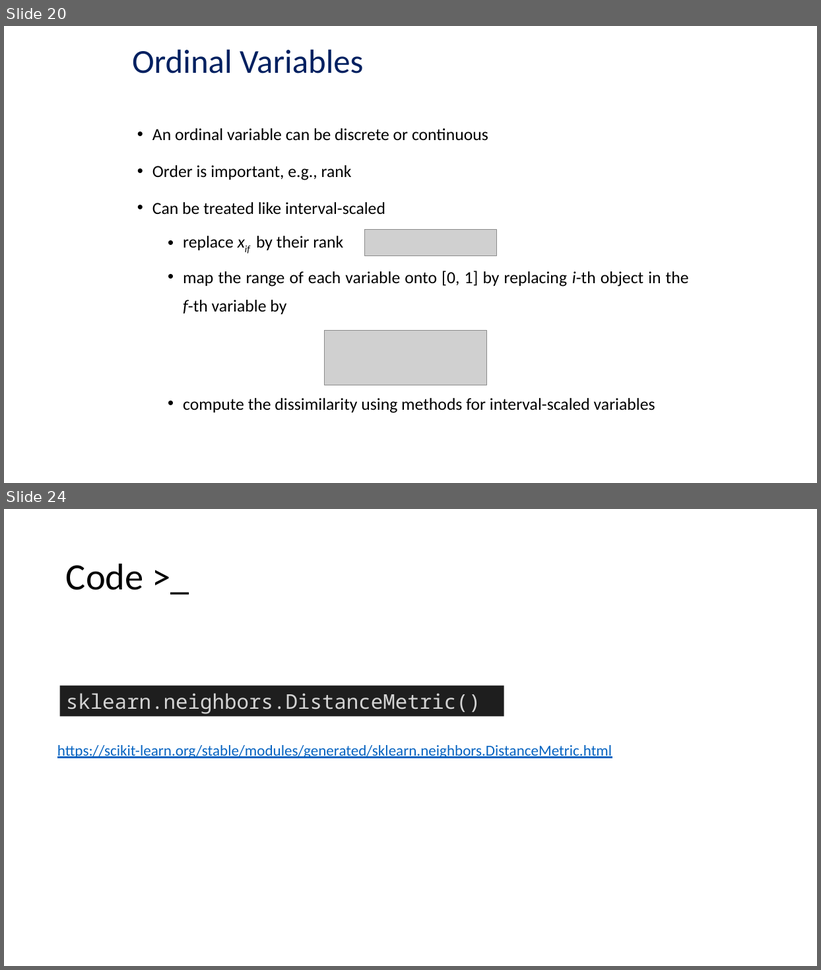
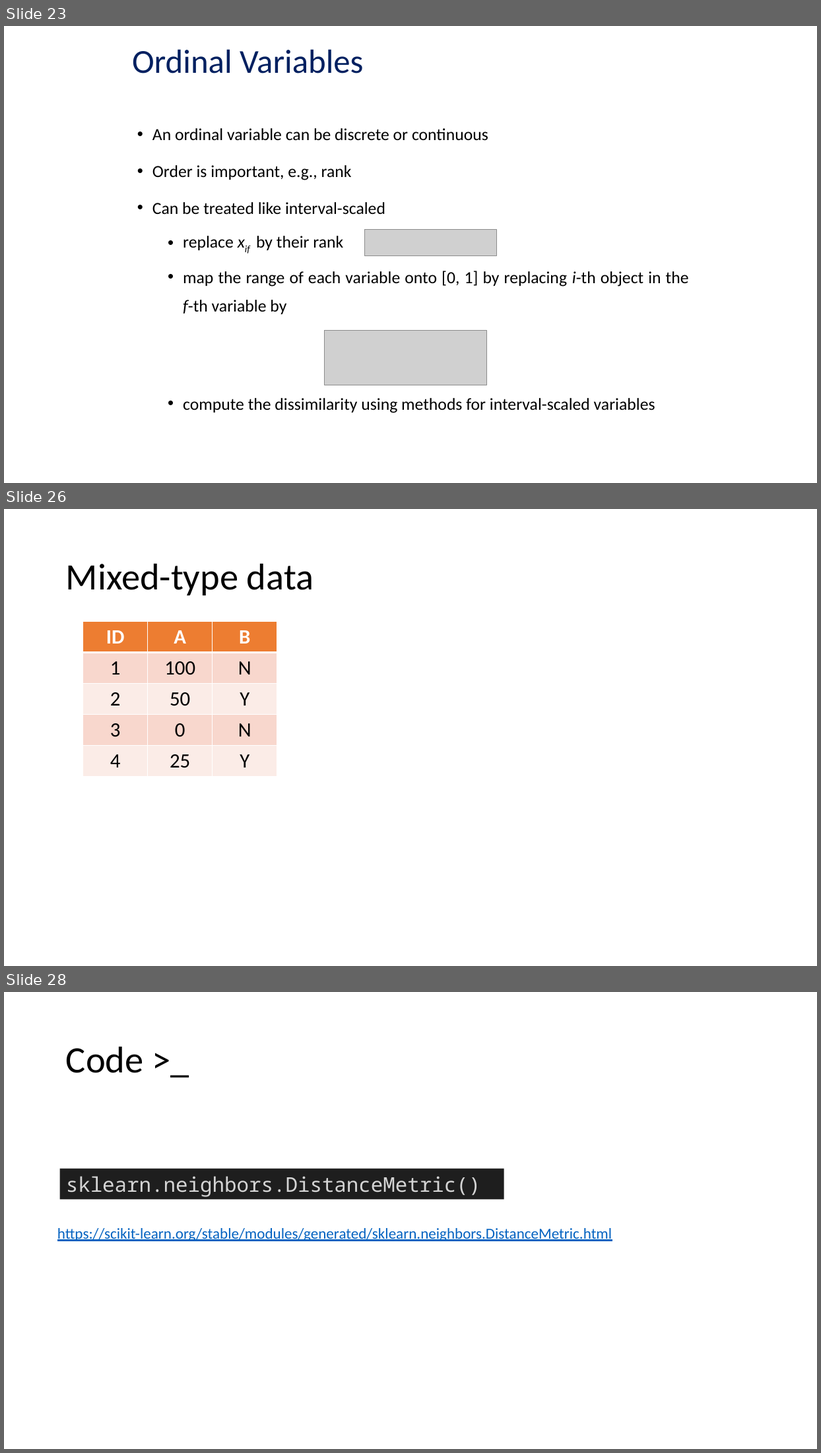
Before and after one commit to mathphysmx/teaching-ml, a slide deck: slides/05_ML_DataTypes.pptx. Shown one above the other, each under a label of ours: slides 20 and 24 before the commit, slides 23, 26 and 28 after it; the slides between them are not shown. The pictures are 821x970 and 821x1453 pixels, drawn with LibreOffice and Linux fonts; fonts in the diff are those of the drawing; grey boxes stand for pictures. Boxes give left, top, right and bottom in pixels: in the first picture for what was removed or moved away, otherwise in the second. Text is boxed around its words. In the diff, an @@ line names an element or a change of style, - is before the commit and + after.

```diff
--- a/slides/05_ML_DataTypes.pptx
+++ b/slides/05_ML_DataTypes.pptx
@@ slide 26 added at box(4, 509, 817, 966), background #FFFFFF @@
@@ title added at box(66, 563, 314, 595), 44 pt, text #000000 @@
+Mixed-type data
@@ table added at box(83, 622, 277, 774), 5 rows, 3 columns @@
+ID | A | B
+1 | 100 | N
+2 | 50 | Y
+3 | 0 | N
+4 | 25 | Y
@@ what was slide 20 is now slide 23 @@
@@ what was slide 24 is now slide 28 @@
```
Also in this commit, not shown: 6 slides changed, 3 other slides added, 12 other files.
